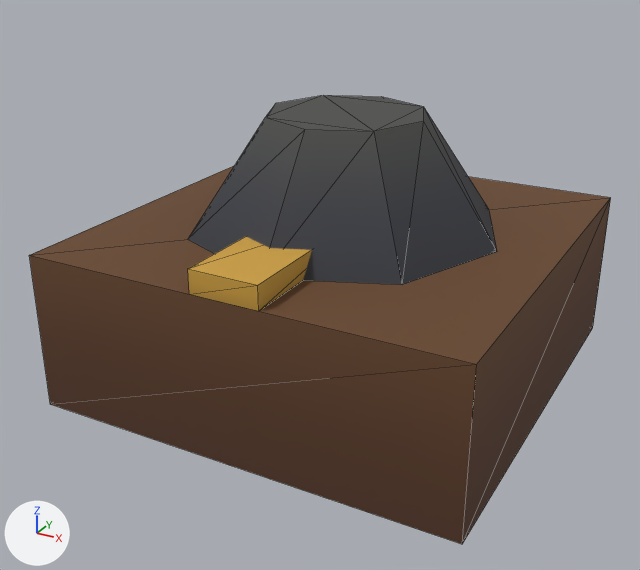
Renders of the glTF model exports/glb/machines/logi_merger.glb from each side of a commit.
Rendered twice from a camera (50 mm lens) standing at (1.69, -3.31, 2.03) and looking at (-0.04, -0.17, 0.46). Every picture has the same lights, and +X, +Y and +Z are marked at lower left. The older version comes first. Mesh edges are drawn as thin lines. Vertices at exactly the same position are counted once.

In view in the first picture: 'logi_merger'.
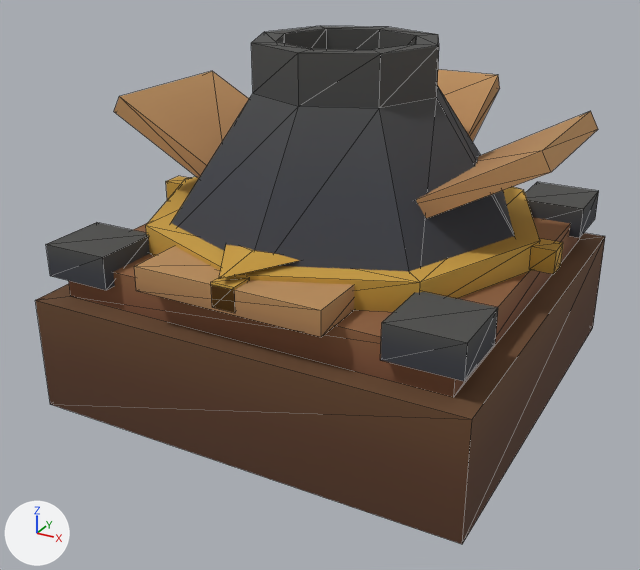
Boxes [x1, y1, x2, y2] around the edits, measured in the pictures (640 x 570 px):
'logi_merger', reshaped (15% taller): before [29, 95, 611, 544]; after [35, 26, 605, 544]
part 1 of me_logi_merger, added (brown): after [69, 217, 580, 397]
part 2 of me_logi_merger, added: after [46, 222, 150, 290]
part 3 of me_logi_merger, added: after [381, 292, 498, 381]
part 4 of me_logi_merger, added: after [525, 182, 599, 238]
part 5 of me_logi_merger, added (orange): after [146, 177, 540, 312]
part 6 of me_logi_merger, added (brown): after [529, 238, 563, 274]
part 7 of me_logi_merger, added: after [166, 176, 187, 200]
part 8 of me_logi_merger, added (brown): after [211, 276, 250, 312]
part 9 of me_logi_merger, added (brown): after [134, 246, 354, 337]
part 10 of me_logi_merger, built on: before [29, 95, 611, 522]; after [35, 26, 605, 522]

The edits, one by one:
me_logi_merger is used by ob_logi_merger; location (0.0, 0.0, 0.0).
me_logi_merger had 32 vertices, 52 faces and spanned x -0.95..0.95, y -0.95..0.95, z 0.0..1.2.
me_logi_merger now has 181 vertices, 294 faces and spans x -0.97..0.97, y -0.97..0.97, z 0.0..1.5.
me_logi_merger part 1: a new loose piece, a box spanning x -0.85..0.85, y -0.85..0.85, z 0.5..0.66, in mat_villagepalette (picture img_village_palette).
me_logi_merger part 2: a new loose piece, a box spanning x -0.9..-0.6, y -0.9..-0.6, z 0.6..0.74, in mat_villagepalette (picture img_village_palette).
me_logi_merger part 3: a new loose piece, a box spanning x 0.6..0.9, y -0.9..-0.6, z 0.6..0.74, in mat_villagepalette (picture img_village_palette).
me_logi_merger part 4: a new loose piece, a box spanning x 0.6..0.9, y 0.6..0.9, z 0.6..0.74, in mat_villagepalette (picture img_village_palette).
me_logi_merger part 5: a new loose piece, an 8-sided cylinder along z spanning x -0.87..0.87, y -0.87..0.87, z 0.66..0.78, in mat_villagepalette (picture img_village_palette).
me_logi_merger part 6: a new loose piece, a box spanning x 0.85..0.95, y -0.05..0.05, z 0.67..0.77, in mat_villagepalette (picture img_village_palette).
me_logi_merger part 7: a new loose piece, a box spanning x -0.95..-0.85, y -0.05..0.05, z 0.67..0.77, in mat_villagepalette (picture img_village_palette).
me_logi_merger part 8: a new loose piece, a box spanning x -0.05..0.05, y -0.95..-0.85, z 0.67..0.77, in mat_villagepalette (picture img_village_palette).
me_logi_merger part 9: a new loose piece, a box spanning x -0.4..0.4, y -0.95..-0.45, z 0.66..0.76, in mat_villagepalette (picture img_village_palette).
Part 10, on me_logi_merger:
14 vertices are removed from x -0.35..0.35, y -0.95..0.35, z 0.7..1.2.
40 faces are deleted.
4 vertices in x -0.95..0.95, y -0.95..0.95, z 0.7 move by (0.0, 0.0, -0.2).
2 vertices move from x -0.25..0.25, y -0.25..0.25, z 1.2 to x -0.3..0.3, y 0.0, z 1.3.
43 vertices are added at x -0.97..0.97, y -0.97..0.97, z 0.66..1.3.
16 new vertices lie (0.0, 0.0, 0.2) away from vertices in x -0.4..0.4, y -0.4..0.4, z 1.2..1.3.
8 new vertices lie (0.0, 0.7, 0.0) away from vertices in x -0.97..0.97, y -0.35, z 0.86..1.24.
134 new faces join them.
Other edits to the shape of me_logi_merger do not show in these pictures.
